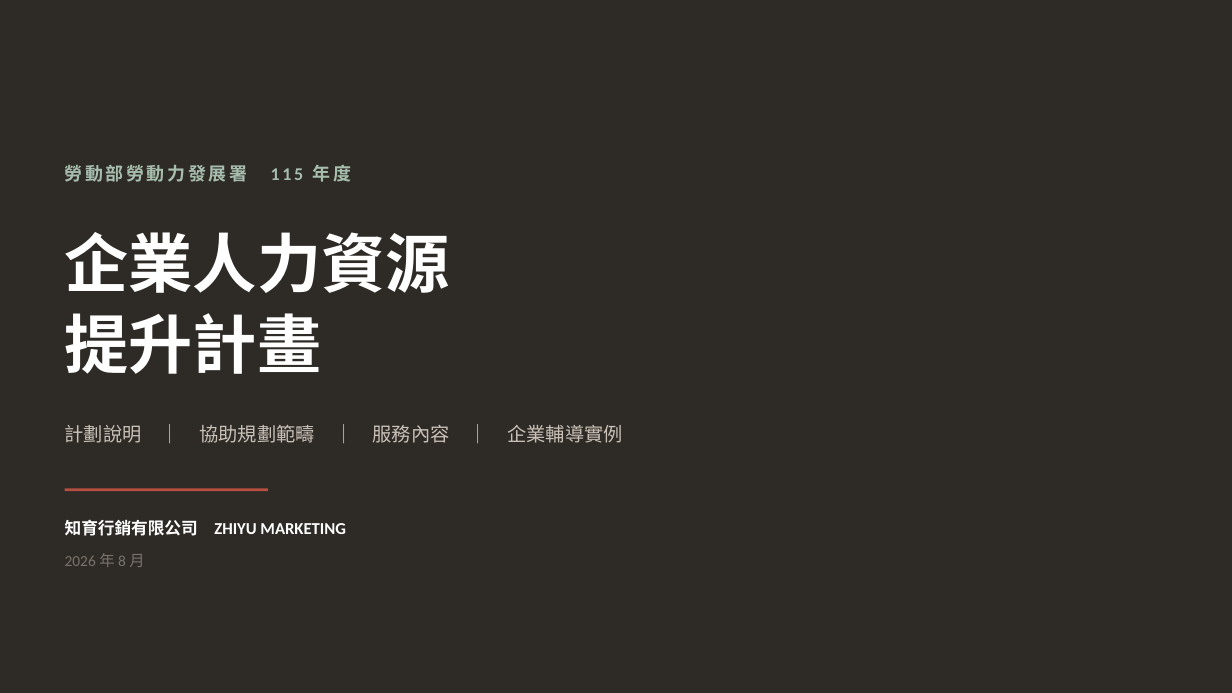
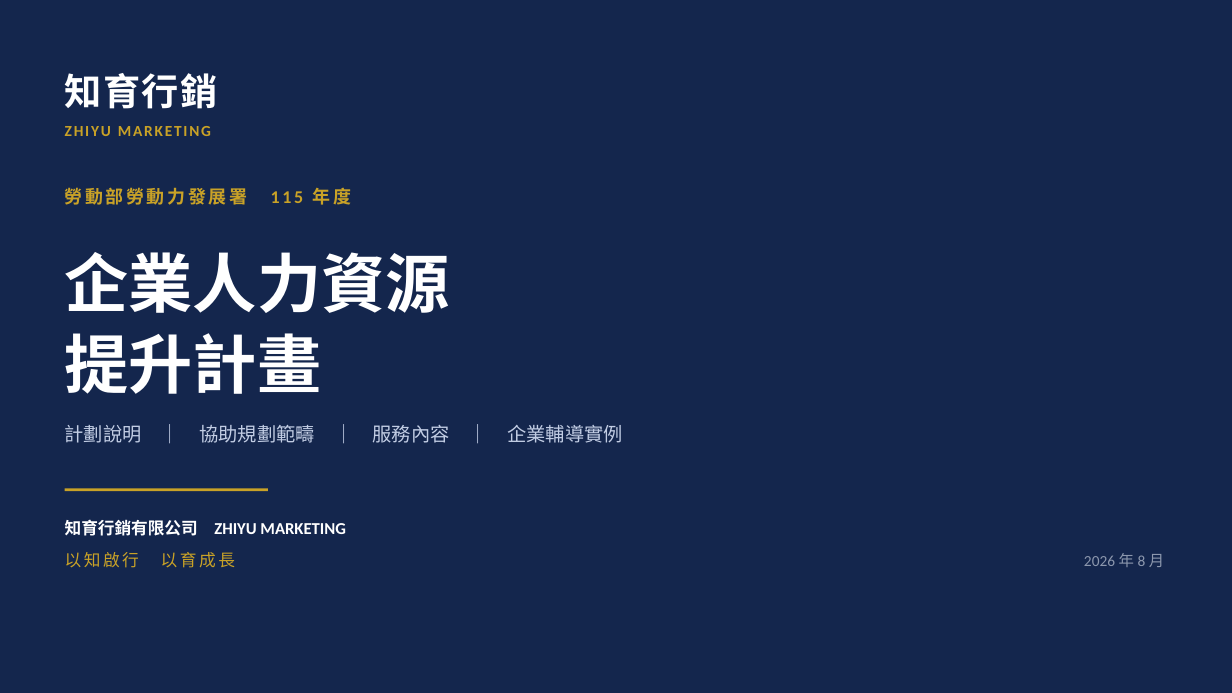
Before and after one commit to r820617-Ben/B, a slide deck: slide 1 of projects/大人提企業提案/知育行銷_大人提_計劃說明與服務內容.pptx. Drawn at 1232x693 pixels with LibreOffice and Linux fonts; fonts in the diff are those of the drawing. Boxes give left, top, right and bottom in pixels: in the first picture for what was removed or moved away, otherwise in the second. Text is boxed around its words. In the diff, an @@ line names an element or a change of style, - is before the commit and + after.

```diff
--- a/projects/大人提企業提案/知育行銷_大人提_計劃說明與服務內容.pptx
+++ b/projects/大人提企業提案/知育行銷_大人提_計劃說明與服務內容.pptx
@@ background #2E2A26 to #14264D @@
@@ text added at [65, 73, 218, 109], 29 pt, text #FFFFFF, bold @@
+知育行銷
@@ text added at [65, 126, 211, 136], 12 pt, text #C9A227, bold @@
+ZHIYU MARKETING
@@ text "勞動部勞動力發展署 115 年度": place and size @@
-text "勞動部勞動力發展署 115 年度" at [65, 165, 351, 182]
+text "勞動部勞動力發展署 115 年度" at [65, 187, 351, 205]
@@ text "勞動部勞動力發展署 115 年度" at [65, 187, 351, 205]: text colour #A7BEAE to #C9A227 @@
@@ text "企業人力資源": place and size @@
-text "企業人力資源" at [65, 232, 450, 374]
+text "企業人力資源" at [65, 252, 450, 394]
@@ text "計劃說明 ｜ 協助規劃範疇 ｜ 服務內容 ..." at [65, 425, 622, 443]: text colour #C9C1B8 to #C2CDE4 @@
@@ line (65, 490) - (268, 490): stroke #B85042 2 pt to #C9A227 2 pt @@
@@ text added at [65, 552, 235, 568], 13 pt, text #C9A227 @@
+以知啟行 以育成長
@@ text "2026 年 8 月": place and size @@
-text "2026 年 8 月" at [65, 553, 144, 567]
+text "2026 年 8 月" at [1084, 553, 1164, 567]
@@ text "2026 年 8 月" at [1084, 553, 1164, 567]: text colour #7A736C to #8C97AD; alignment left to right @@
```
Also in this commit, not shown: 24 other slides changed, 3 other files.
